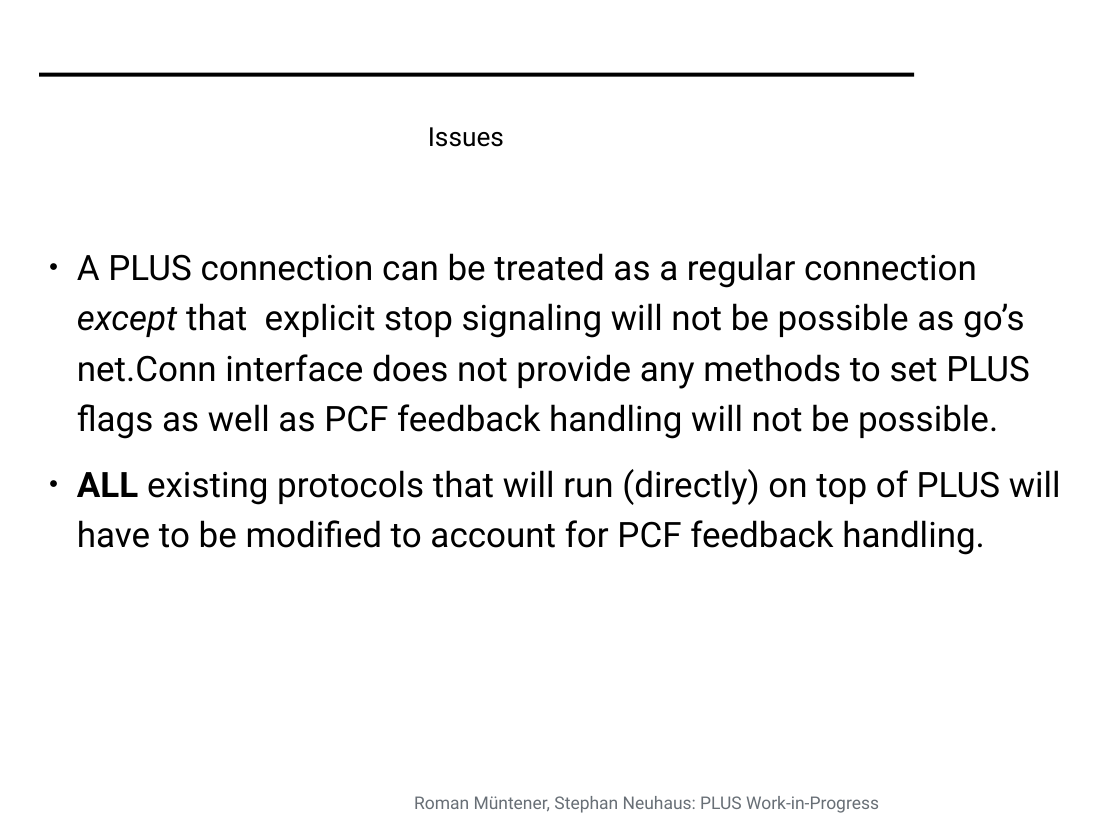
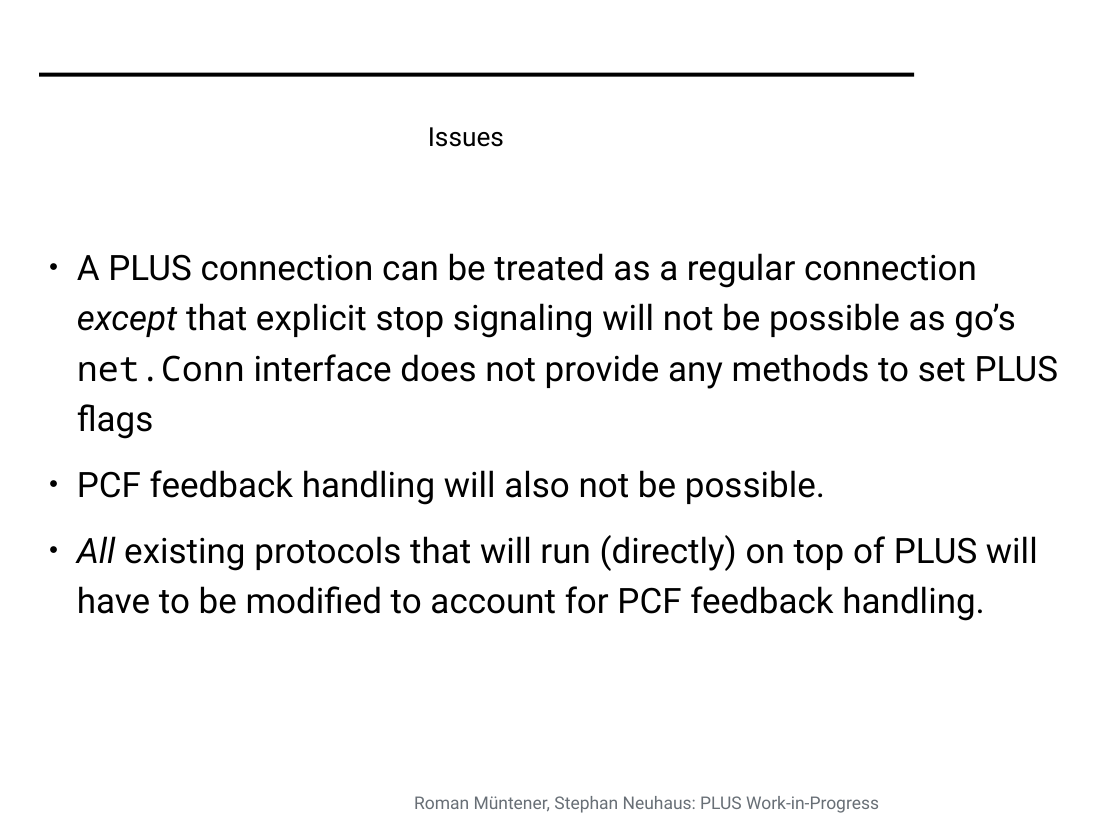
Before and after one commit to mami-project/roadshows, a slide deck: slide 14 of mami-oslo/PLUS_WIP.odp. Drawn at 1120x840 pixels with LibreOffice and Linux fonts; fonts in the diff are those of the drawing; background and template pictures are left out. Boxes give left, top, right and bottom in pixels: in the first picture for what was removed or moved away, otherwise in the second. Text is boxed around its words. In the diff, an @@ line names an element or a change of style, - is before the commit and + after.

```diff
--- a/mami-oslo/PLUS_WIP.odp
+++ b/mami-oslo/PLUS_WIP.odp
@@ text at [77, 253, 1058, 621]: text changed @@
-● A PLUS connection can be treated as a regular connection except that explicit stop signaling will not be possible as go’s net.Conn interface does not provide any methods to set PLUS flags as well as PCF feedback handling will not be possible.
-● ALL existing protocols that will run (directly) on top of PLUS will have to be modified to account for PCF feedback handling.
+● A PLUS connection can be treated as a regular connection except that explicit stop signaling will not be possible as go’s net.Conn interface does not provide any methods to set PLUS flags
+● PCF feedback handling will also not be possible.
+● All existing protocols that will run (directly) on top of PLUS will have to be modified to account for PCF feedback handling.
```
Also in this commit, not shown: 9 other slides changed.
